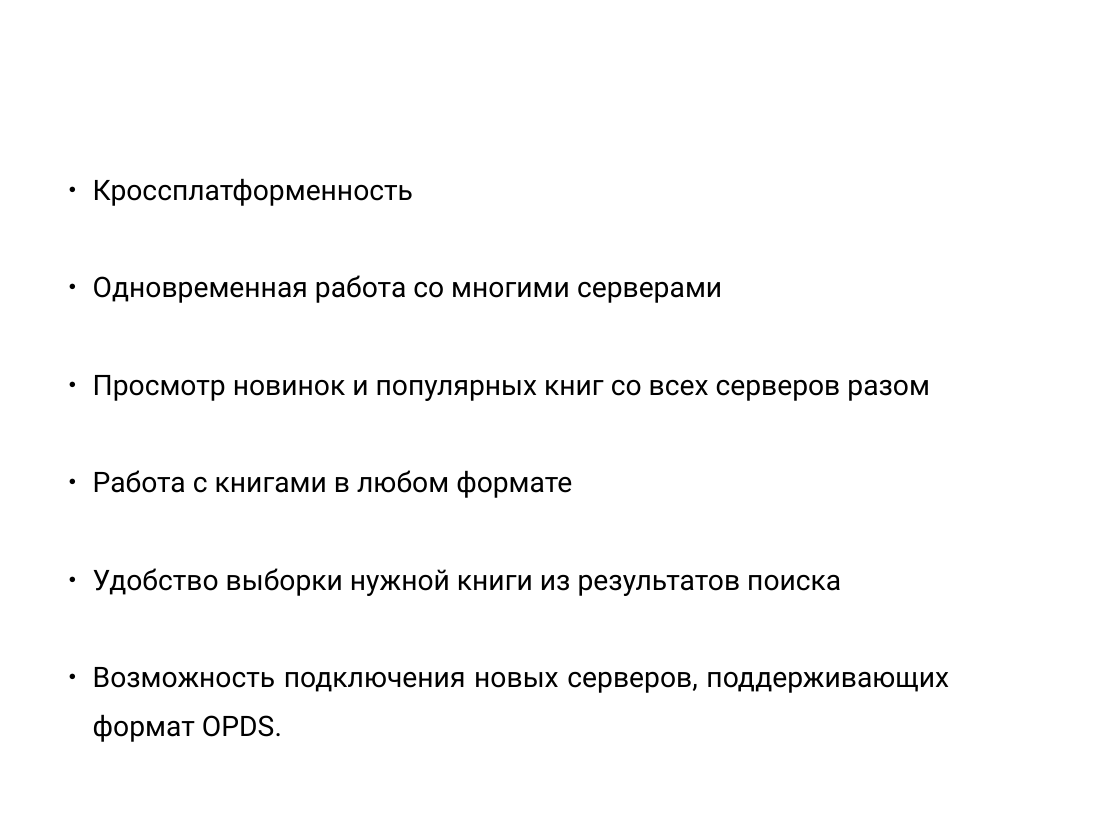
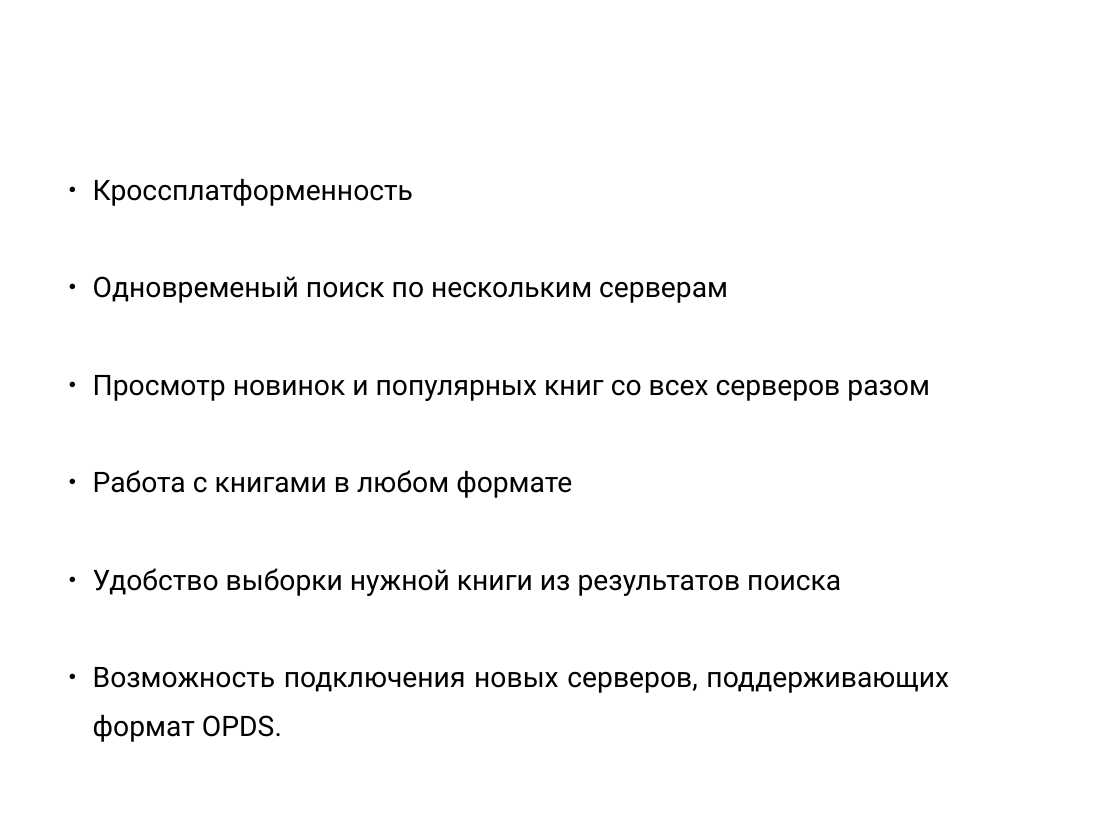
Before and after one commit to kropp/ebooksearchtool, a slide deck: slide 13 of client-cpp-qt/docs/presentation_egorova_s.ppt (slide 12 before the commit). Drawn at 1120x840 pixels with LibreOffice and Linux fonts; fonts in the diff are those of the drawing; background and template pictures are left out. Boxes give left, top, right and bottom in pixels: in the first picture for what was removed or moved away, otherwise in the second. Text is boxed around its words. In the diff, an @@ line names an element or a change of style, - is before the commit and + after.

```diff
--- a/client-cpp-qt/docs/presentation_egorova_s.ppt
+++ b/client-cpp-qt/docs/presentation_egorova_s.ppt
@@ text at bbox=[93, 276, 728, 303]: text changed @@
-● Одновременная работа со многими серверами
+● Одновременый поиск по нескольким серверам
```
Also in this commit, not shown: 5 other slides changed, 2 slides added, 1 slide removed, 1 other file.
